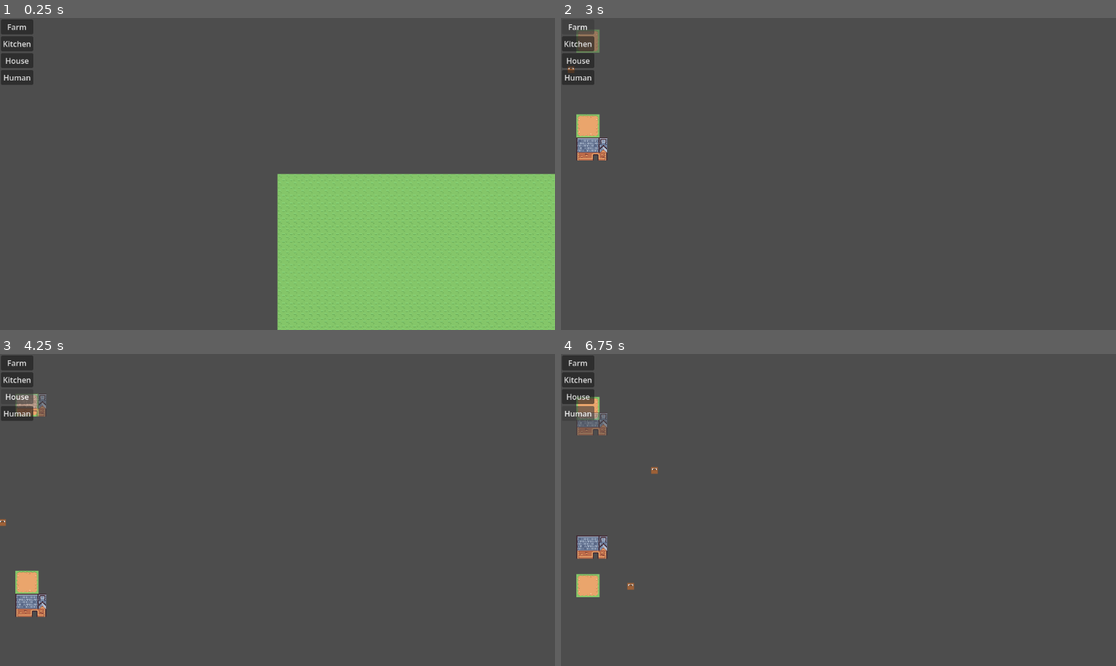
Above: before the commit, frames 1-4 (two rows, left to right).
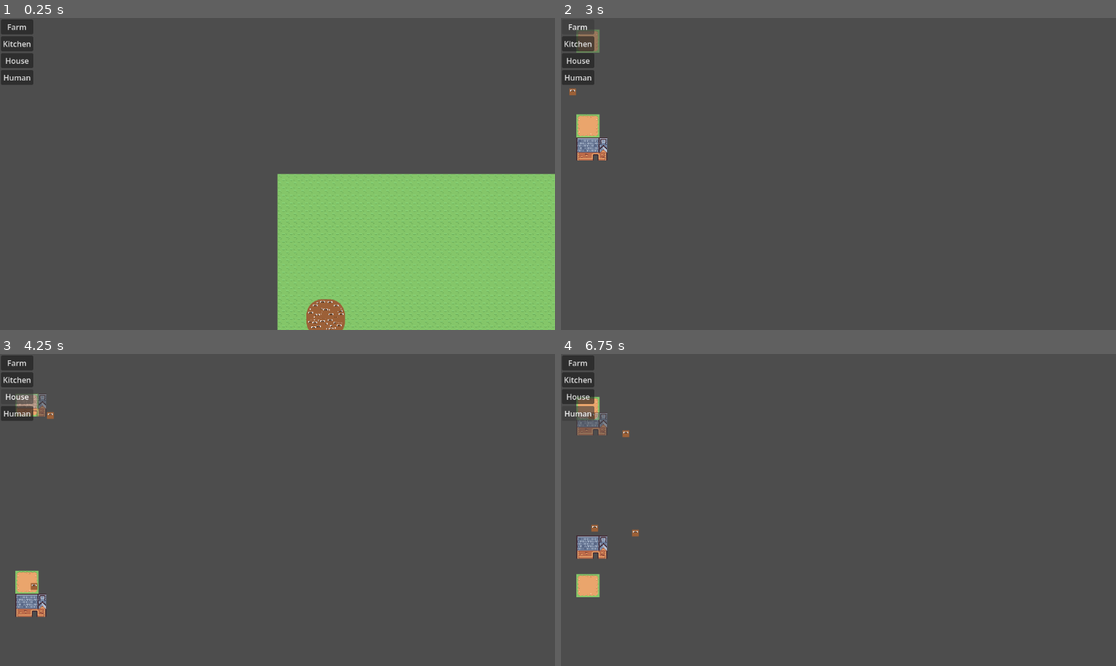
Above: after the commit, the same moments.

Repository: amandodaw/ZombieDefenseSim
Game: Godot game, scene res://scenes/world.tscn
Same seed, same stepped clock (60 frames per second), same inputs: the game is played once before the commit and once after it.
Inputs:
- Up to frame 1 (0.25 s): no input
- Up to frame 2 (3 s): click "Farm" at 0.5 s; click "House" at 1.25 s; click "Human" at 2 s; click "Farm" at 2.75 s
- Up to frame 3 (4.25 s): click "House" at 3.5 s
- Up to frame 4 (6.75 s): click "Human" at 4.25 s; click "Farm" at 5 s; click "House" at 5.75 s; click "Human" at 6.5 s

The runs differ from the first frame. In frame 1, 0.6% of the frame differs, in the area x 55-63%, y 89-100%; in frame 2, less than 0.1%; in frame 3, less than 0.1%; in frame 4, 0.2%.

Commit message:
Mejorado concepto para los Goals (no deben ser goals reales, si no estados del mundo que consiguen)

Diff:
--- a/scripts/components/action_component.gd
+++ b/scripts/components/action_component.gd
@@ -1,6 +1,12 @@
 class_name ActionComponent
 
-var actions : Array[GoapAction] = [
-	GoToAction.new(),
-	WanderAction.new()
+var action_types = [
+	GoToAction,
+	WanderAction
 ]
+
+func get_actions() -> Array[GoapAction]:
+	var result : Array[GoapAction] = []
+	for action_type in action_types:
+		result.append(action_type.new())
+	return result
--- /dev/null
+++ b/scripts/components/city_component.gd
@@ -0,0 +1,4 @@
+class_name CityComponent
+
+var buildings : Array
+var humans : Array
--- a/scripts/components/go_to_action.gd
+++ b/scripts/components/go_to_action.gd
@@ -11,8 +11,9 @@
 		"has_target": true
 	}
 	effects = {
-		"at_target": true,
-		"move_to_target": true
+		"has_target": false,
+		"at_target": true
+
 	}
 
 
--- a/scripts/components/goal_component.gd
+++ b/scripts/components/goal_component.gd
@@ -1,27 +1,6 @@
 class_name GoalComponent
 
-var goals : Dictionary = {
-	"wander": false,
-	"move_to_target": false,
-	"has_target": false
+var goals = {
+	"has_target": false,
+	"at_target": false
 }
-
-func evaluate(entity: int, world: World) -> void:
-	for key in goals:
-		goals[key] = false
-
-	# ============================================
-	# === AGREGAR CONDICIONES AQUÍ ===
-	# ============================================
-	# Estructura ejemplo:
-	#
-	# var hunger = world.get_component(entity, HungerComponent)
-	# if hunger and hunger.value < 30:
-	#     goals["buscar_comida"] = true
-	# elif tiene_alguna_mision:
-	#     goals["hacer_mision"] = true
-	# else:
-	#     goals["wander"] = true
-
-	# Por defecto: wander
-	goals["wander"] = true
--- a/scripts/components/goap_action.gd
+++ b/scripts/components/goap_action.gd
@@ -24,3 +24,11 @@
 func reset():
 	is_running = false
 	is_finished = false
+
+func apply_effects_to_world(world, entity_id):
+	var world_state = world.get_component(entity_id, WorldStateComponent)
+	if not world_state:
+		return
+
+	for key in effects:
+		world_state.state[key] = effects[key]
--- /dev/null
+++ b/scripts/components/human_component.gd
@@ -0,0 +1 @@
+class_name HumanComponent
--- a/scripts/components/wander_action.gd
+++ b/scripts/components/wander_action.gd
@@ -12,7 +12,7 @@
 	}
 	effects = {
 		"has_target": true,
-		"wander": true
+		"at_target": false
 	}
 
 func start(entity, world):
@@ -31,9 +31,4 @@
 
 	move.target = new_target
 
-	# Establecer goal para que planner busque GoToAction
-	# IMPORTANTE: limpiar wander para que no se planifique de nuevo
-	goal_component.goals["wander"] = false
-	goal_component.goals["move_to_target"] = true
-
 	finish()
--- a/scripts/components/world_state_component.gd
+++ b/scripts/components/world_state_component.gd
@@ -2,7 +2,5 @@
 
 var state : Dictionary = {
 	"has_target" : false,
-	"in_target_position" : false,
-	"at_target" : false,
-	"wander" : false
+	"at_target" : false
 }
--- a/scripts/systems/building_system.gd
+++ b/scripts/systems/building_system.gd
@@ -60,6 +60,9 @@
 	world.remove_component(id, BuildOrderComponent)
 	input.build_mode = false
 	input.confirm_order = false
+	var city_id = world.query([CityComponent]).get(0)
+	var city = world.get_component(city_id, CityComponent)
+	city.buildings.append(id)
 
 
 func _get_or_create_workplace_component(world: World, entity_id: int, building_type: int) -> WorkplaceComponent:
@@ -101,6 +104,7 @@
 		world.building_map.set_cell(target_cell, 0, atlas_coords)
 
 
+
 func spawn_farm():
 	pass
 
--- /dev/null
+++ b/scripts/systems/city_system.gd
@@ -0,0 +1,9 @@
+class_name CitySystem
+
+func update(world: World, delta):
+	for entity in world.query([HumanComponent]):
+		var city_id = world.query([CityComponent]).get(0)
+		var city : CityComponent = world.get_component(city_id, CityComponent)
+		if city.humans.has(entity):
+			continue
+		city.humans.append(entity)
--- /dev/null
+++ b/scripts/systems/goal_system.gd
@@ -0,0 +1,32 @@
+class_name GoalSystem
+
+func update(world: World, delta):
+
+	for entity in world.query([
+		GoalComponent,
+		WorldStateComponent,
+		PlanComponent
+	]):
+
+		var goal_component = world.get_component(entity, GoalComponent)
+		var world_state = world.get_component(entity, WorldStateComponent)
+		var plan_component = world.get_component(entity, PlanComponent)
+
+		if not plan_component.plan.is_empty():
+			continue
+
+		# reset goals
+		for key in goal_component.goals.keys():
+			goal_component.goals[key] = false
+
+		var state = world_state.state
+
+		# Si tiene target pero no ha llegado → querer estar en el target
+		if state.get("has_target", false) and not state.get("at_target", false):
+			goal_component.goals["at_target"] = true
+			continue
+
+		# Si no tiene target → conseguir uno
+		if not state.get("has_target", false):
+			goal_component.goals["has_target"] = true
+			continue
--- a/scripts/systems/goap_execution_system.gd
+++ b/scripts/systems/goap_execution_system.gd
@@ -24,18 +24,9 @@
 
 		# si termina → aplicar efectos y pasar a la siguiente
 		if action.is_finished:
-
 			var world_state : WorldStateComponent = world.get_component(entity, WorldStateComponent)
 			var move : MovementComponent = world.get_component(entity, MovementComponent)
-
-			# resetear world_state a valores por defecto
-			world_state.state = {
-				"has_target": false,
-				"in_target_position": false,
-				"at_target": false,
-				"wander": false
-			}
-
+			action.apply_effects_to_world(world, entity)
 			# detener movimiento
 			if move:
 				move.direction = Vector2.ZERO
--- a/scripts/systems/goap_system.gd
+++ b/scripts/systems/goap_system.gd
@@ -13,7 +13,8 @@
 		var world_state_component : WorldStateComponent = world.get_component(entity, WorldStateComponent)
 		var goals : Dictionary = goal_component.goals
 		var plan : Array[GoapAction] = world.get_component(entity, PlanComponent).plan
-		var actions : Array[GoapAction] = world.get_component(entity, ActionComponent).actions
+		var action_component : ActionComponent = world.get_component(entity, ActionComponent)
+		var actions : Array[GoapAction] = action_component.get_actions()
 
 		if not plan.is_empty():
 			continue
@@ -24,20 +25,6 @@
 			if goals[key]:
 				has_active_goal = true
 				break
-
-		if not has_active_goal:
-			goal_component.evaluate(entity, world)
-
-		# Solo resetear world_state si no hay goal activo (primera planificación)
-		# Si hay goal activo (ej: move_to_target), preservar el estado
-		if not has_active_goal:
-			world_state_component.state = {
-				"has_target": false,
-				"in_target_position": false,
-				"at_target": false,
-				"wander": false
-			}
-
 		# planificar para el primer goal activo
 		for goal_key in goals.keys():
 			if not goals[goal_key]:
@@ -53,6 +40,7 @@
 			if new_plan.size() > 0:
 				plan.append_array(new_plan)
 				break
+
 
 # =========================================================
 # ===================== PLANNER GOAP ======================
--- a/scripts/systems/input_system.gd
+++ b/scripts/systems/input_system.gd
@@ -11,7 +11,6 @@
 			player_input.confirm_order = true
 		if player_input.spawn_human:
 			world.create_human(world.get_global_mouse_position())
-			player_input.spawn_human = false
 	if Input.is_action_just_pressed("right_click"):
 		if player_input.build_mode and !player_input.abort_order:
 			player_input.build_mode = false
--- a/scripts/world.gd
+++ b/scripts/world.gd
@@ -126,30 +126,39 @@
 var building_system : BuildingSystem
 var ui_system : UISystem
 var physics_system : PhysicsSystem
+var goal_system : GoalSystem
 var goap_system : GoapSystem
 var goap_execution_system : GoapExecutionSystem
+var city_system : CitySystem
 
 func _ready() -> void:
 	input_system = InputSystem.new()
 	building_system = BuildingSystem.new()
 	ui_system = UISystem.new()
 	physics_system = PhysicsSystem.new()
+	goal_system = GoalSystem.new()
 	goap_system = GoapSystem.new()
 	goap_execution_system = GoapExecutionSystem.new()
+	city_system = CitySystem.new()
 
 	ui.world = self
 
 	register_system(input_system)
 	register_system(building_system)
+	register_system(goal_system)
 	register_system(goap_system)
 	register_system(goap_execution_system)
+	register_system(city_system)
 	register_system(physics_system)
 	#register_system(ui_system)
 
 	create_player()
 	ui.actualizar_menu()
+	add(create_entity(), CityComponent.new())
+	for i in range(1000):
+		create_human(Vector2i(100, 300))
 
-func _physics_process(delta: float) -> void:
+func _process(delta: float) -> void:
 	for system in systems:
 		system.update(self, delta)
 
@@ -170,6 +179,7 @@
 	var world_state = WorldStateComponent.new()
 	add(human_id, move)
 	add(human_id, world_state)
+	add(human_id, HumanComponent.new())
 
 	var sprite_component = SpriteComponent.new()
 	add(human_id, sprite_component)
Not shown, added: scripts/components/city_component.gd.uid
Not shown, added: scripts/components/human_component.gd.uid
Not shown, added: scripts/systems/city_system.gd.uid
Not shown, added: scripts/systems/goal_system.gd.uid
Not shown, added: scenes/world.tscn1061018505.tmp
Not shown, added: scenes/world.tscn1088137714.tmp
Not shown, added: scenes/world.tscn850388796.tmp
Not shown, added: scenes/world.tscn861394243.tmp
Not shown, added: scenes/world.tscn913245078.tmp
